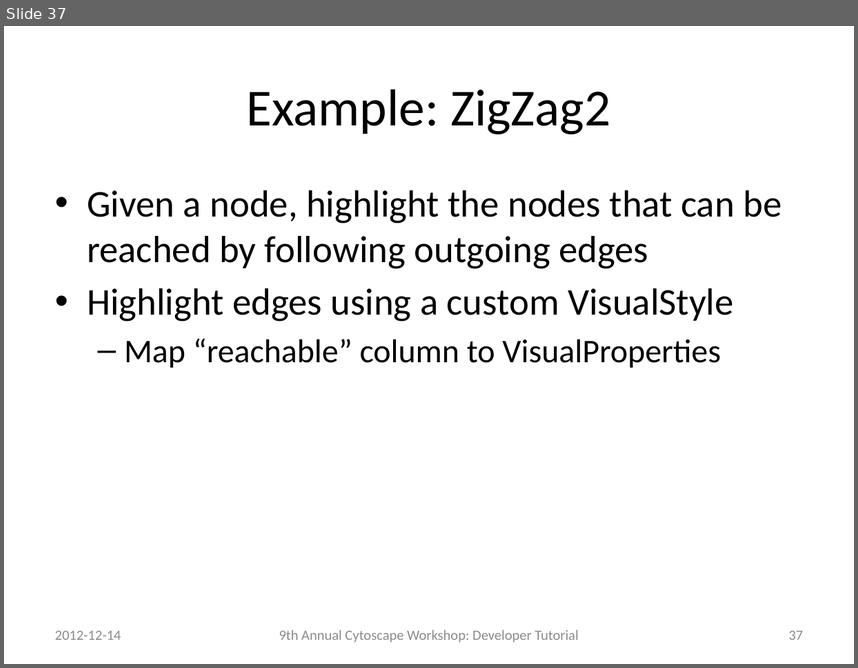
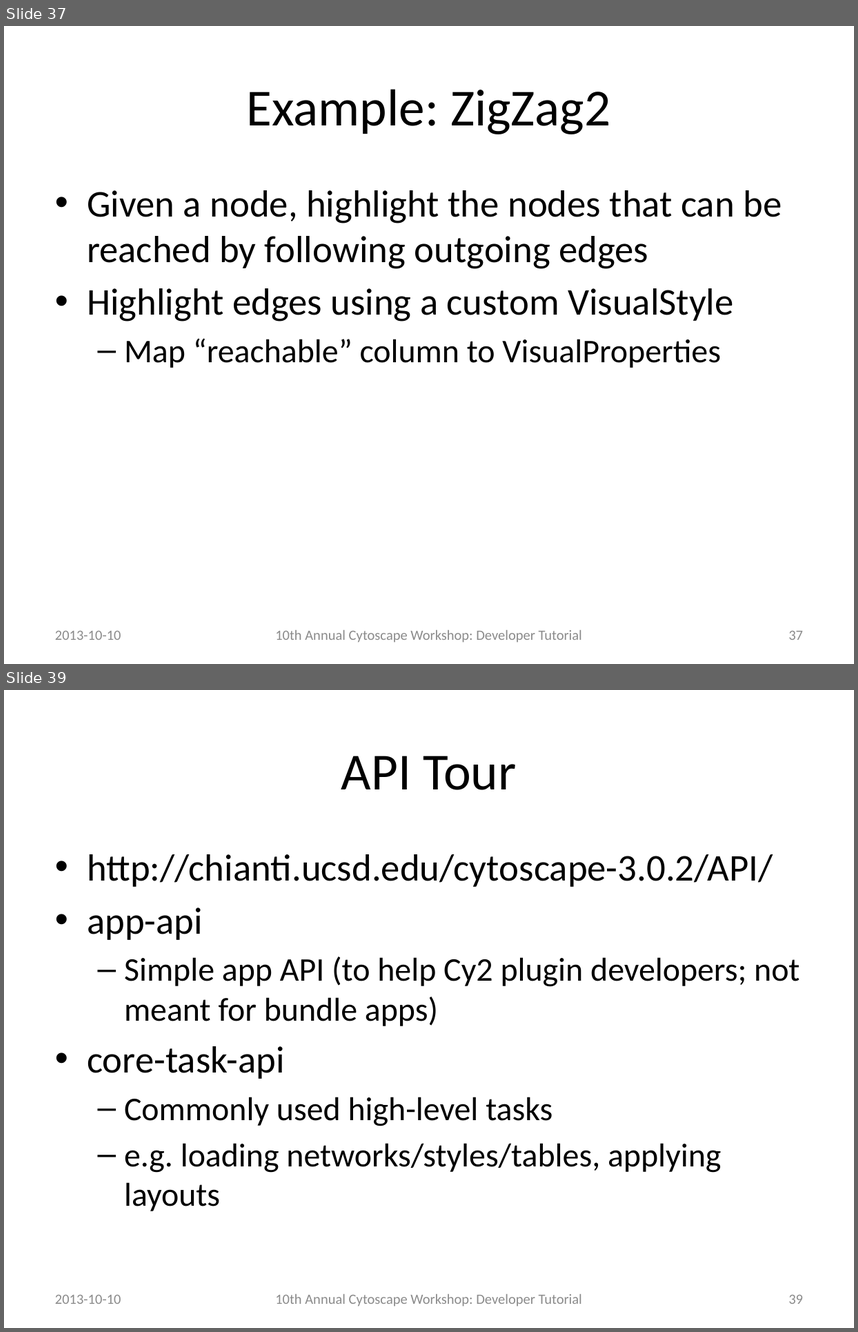
Before and after one commit to jrrmzz/cy3-dev-tutorial, a slide deck: slides.pptx. Shown one above the other, each under a label of ours: slide 37 before the commit, slides 37 and 39 after it; the slides between them are not shown. The pictures are 858x668 and 858x1332 pixels, drawn with LibreOffice and Linux fonts; fonts in the diff are those of the drawing. Boxes give left, top, right and bottom in pixels: in the first picture for what was removed or moved away, otherwise in the second. Text is boxed around its words. In the diff, an @@ line names an element or a change of style, - is before the commit and + after.

Commit message:
Updated tutorial materials for 2013 workshop/retreat

```diff
--- a/slides.pptx
+++ b/slides.pptx
@@ slide 39 added at bbox=[4, 690, 854, 1328], background #FFFFFF @@
@@ title added at bbox=[341, 756, 516, 790], 44 pt, text #000000 @@
+API Tour
@@ text added at bbox=[87, 854, 800, 1211], 28 pt, text #000000 @@
+• http://chianti.ucsd.edu/cytoscape-3.0.2/API/
+• app-api
+  – Simple app API (to help Cy2 plugin developers; not meant for bundle apps)
+• core-task-api
+  – Commonly used high-level tasks
+  – e.g. loading networks/styles/tables, applying layouts
@@ text added at bbox=[55, 1294, 121, 1303], 12 pt, text #8C8C8C @@
+2013-10-10
@@ text added at bbox=[275, 1294, 582, 1305], 12 pt, text #8C8C8C @@
+10th Annual Cytoscape Workshop: Developer Tutorial
@@ page number added at bbox=[789, 1294, 803, 1303], 12 pt, text #8C8C8C @@
+39
@@ slide 37 changed as well @@
@@ text at bbox=[55, 630, 121, 639]: text changed @@
-2012-12-14
+2013-10-10
@@ text at bbox=[275, 630, 582, 641]: text changed @@
-9th Annual Cytoscape Workshop: Developer Tutorial
+10th Annual Cytoscape Workshop: Developer Tutorial
```
Also in this commit, not shown: 38 other slides changed, 5 other slides added, 2 other files.
